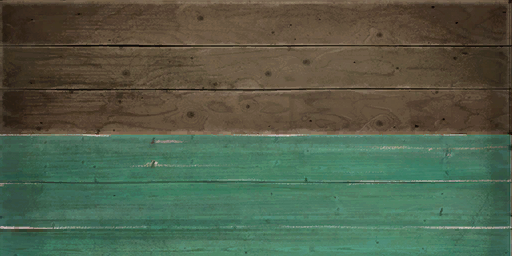
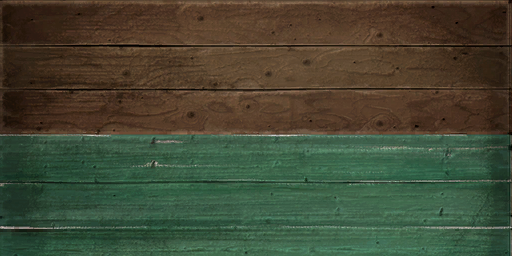
Layer changes from the first 512×256 image to the second:
showed "diffuse", painted on it over [0, 0, 512, 256]
hid group "diffuse (building)" (2 layers) over [0, 0, 512, 256]
